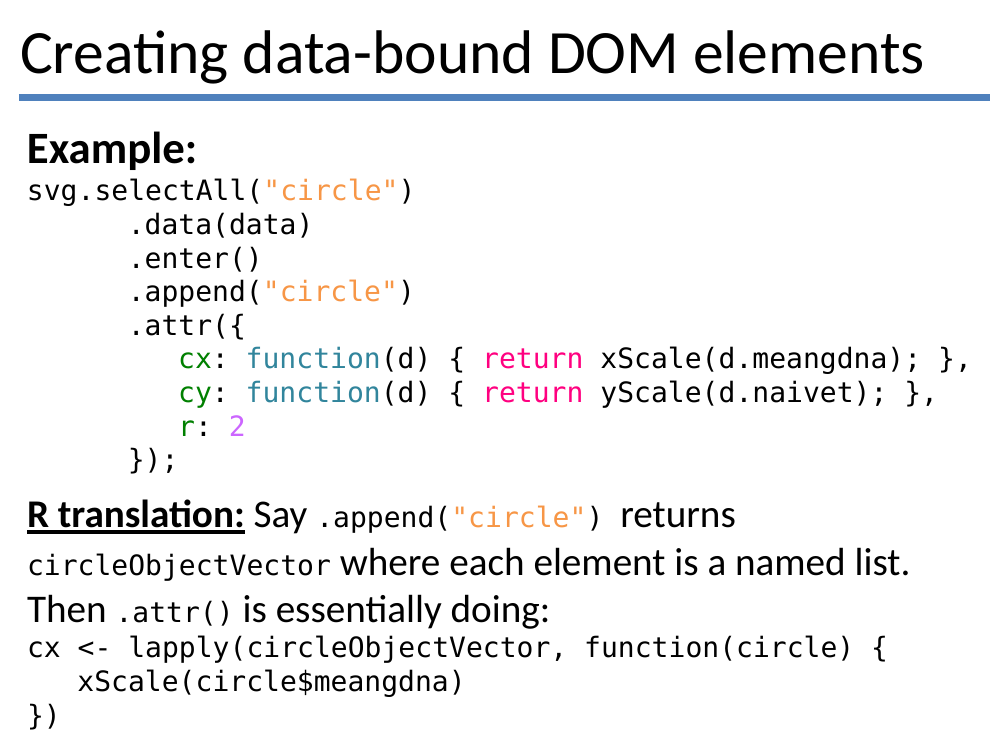
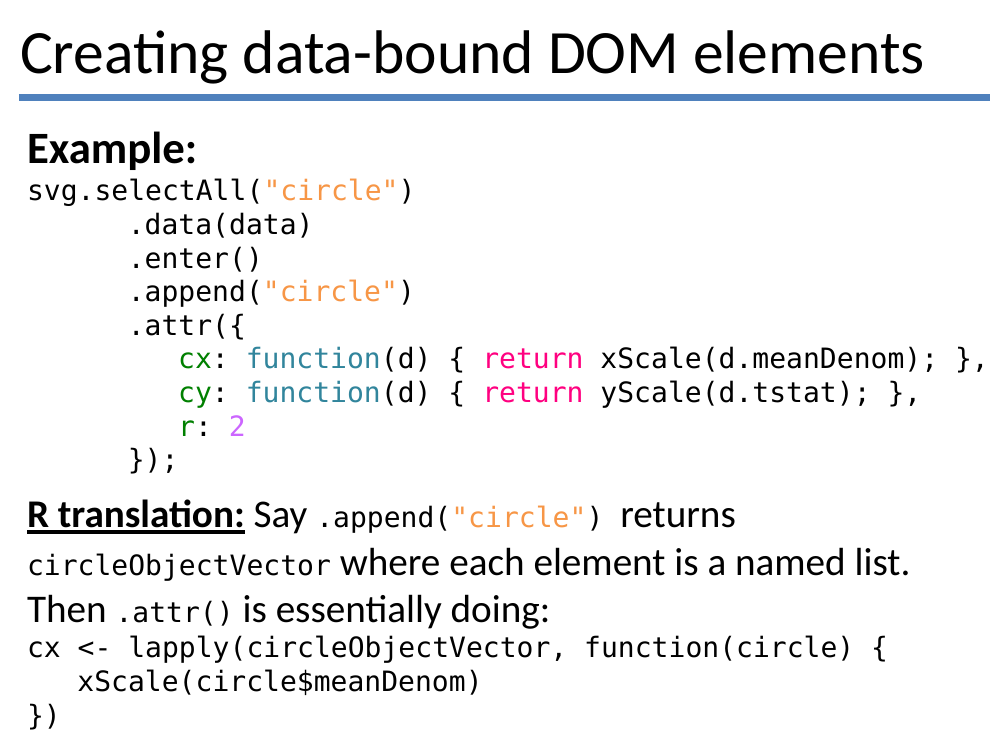
Before and after one commit to lmyint/d3talk, a slide deck: slide 21 of d3.pptx. Drawn at 1008x756 pixels with LibreOffice and Linux fonts; fonts in the diff are those of the drawing. Boxes give left, top, right and bottom in pixels: in the first picture for what was removed or moved away, otherwise in the second. Text is boxed around its words. In the diff, an @@ line names an element or a change of style, - is before the commit and + after.

Commit message:
Updated slides

```diff
--- a/d3.pptx
+++ b/d3.pptx
@@ text at box(178, 346, 938, 408): text changed @@
-cx: function(d) { return xScale(d.meangdna); },
-cy: function(d) { return yScale(d.naivet); },
+cx: function(d) { return xScale(d.meanDenom); },
+cy: function(d) { return yScale(d.tstat); },
@@ text at box(77, 669, 482, 695): text changed @@
-xScale(circle$meangdna)
+xScale(circle$meanDenom)
```
Also in this commit, not shown: 4 other slides changed.
